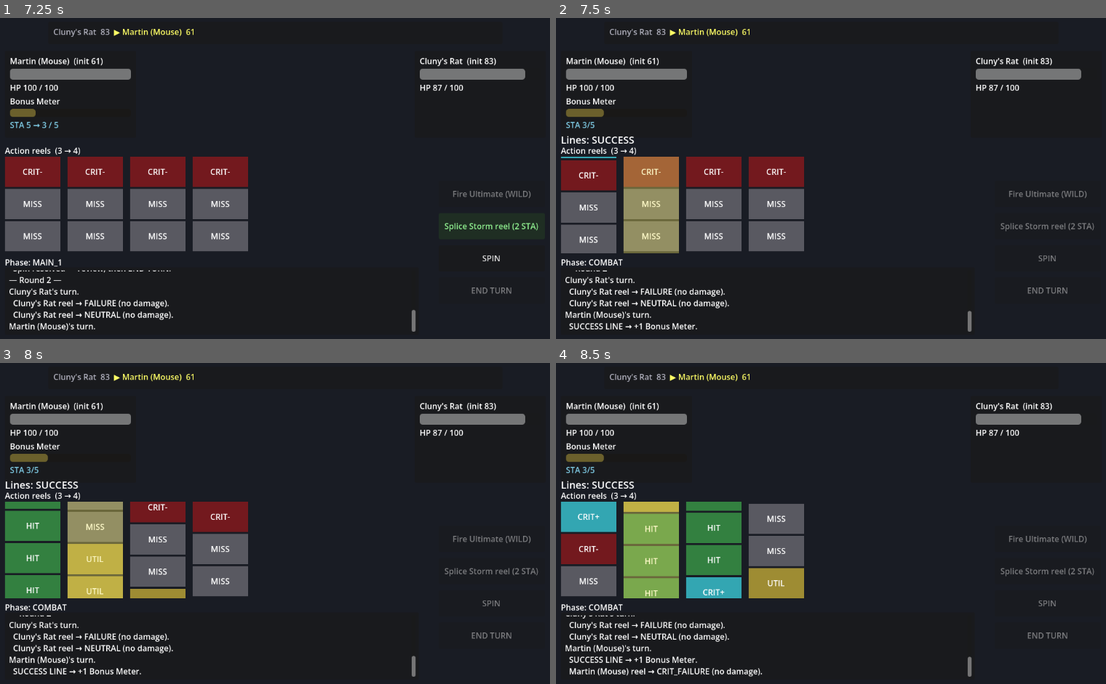
Above: before the commit, frames 1-4 (two rows, left to right).
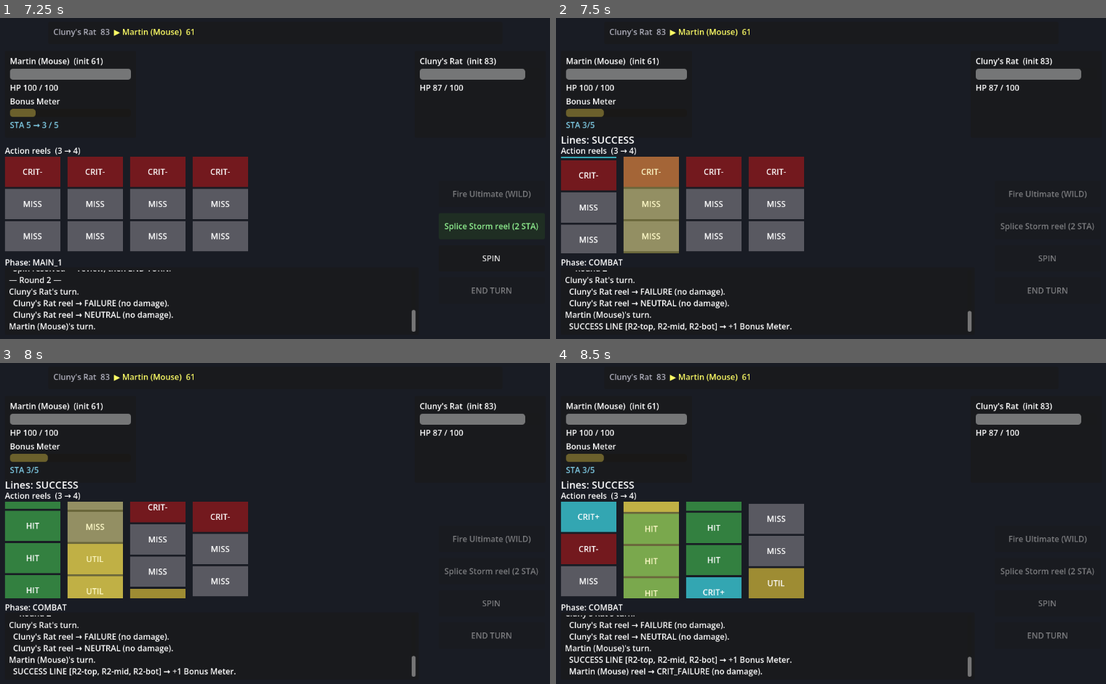
Above: after the commit, the same moments.

Repository: djkipyaboy/bunnies
Game: Godot game, scene res://combat/combat.tscn
The game is run twice, just before and just after one commit, with the same random seed, the same clock (stepped at 60 frames per second) and the same inputs.
Inputs:
- Up to frame 1 (7.25 s): tap Enter at 0.5 s; click "SPIN" at 2 s; click "END TURN" at 4.25 s; click "Splice Storm reel (2 STA)" at 6.5 s
- Up to frame 2 (7.5 s): click "SPIN" at 7.25 s
- Up to frame 3 (8 s): no input
- Up to frame 4 (8.5 s): no input

Frame 1 is identical in both runs. In frame 2, 0.3% of the frame differs, in the area x 12-43%, y 95-98%; in frame 3, 0.3%; in frame 4, 0.3%.

Commit message:
feat(combat): notate winning payline cells in the combat log
Logs the matched line's cells, e.g. "[R1-top, R2-mid, R3-bot]". Placeholder
for the eventual flashing path-line overlay.

Co-Authored-By: Claude Opus 4.8 <noreply@anthropic.com>

Diff:
--- a/combat/combat.gd
+++ b/combat/combat.gd
@@ -411,7 +411,7 @@
 				var type_mult: float = weapon_type.multiplier_against(_defender.defense_type) if weapon_type != null else 1.0
 				var bonus: int = ceili(_attacker.weapon.base_damage * (float(hit.length) / 3.0) * type_mult)
 				_defender.take_damage(bonus)
-				_log("  ★ CRIT LINE (%d) → %d bonus damage!" % [hit.length, bonus])
+				_log("  ★ CRIT LINE (%d) %s → %d bonus damage!" % [hit.length, _describe_line(hit), bonus])
 				_append_banner("CRIT x%d" % hit.length)
 				if hit.length >= 3:
 					for ally: Combatant in _allies_of(_attacker):
@@ -423,12 +423,12 @@
 			ReelFace.ResultTier.SUCCESS:
 				if _attacker.bonus_meter != null:
 					_attacker.bonus_meter.add_flat(1)
-					_log("  SUCCESS LINE → +1 Bonus Meter.")
+					_log("  SUCCESS LINE %s → +1 Bonus Meter." % _describe_line(hit))
 					_append_banner("SUCCESS")
 			ReelFace.ResultTier.NEUTRAL:
 				if _attacker.resource_pool != null:
 					_attacker.resource_pool.refund({&"stamina": 1})
-					_log("  NEUTRAL LINE → refund 1 Stamina.")
+					_log("  NEUTRAL LINE %s → refund 1 Stamina." % _describe_line(hit))
 					(_panels[_attacker] as CombatantPanel).refresh_resources()
 					_append_banner("UTIL")
 		_highlight_payline(hit)
@@ -446,6 +446,15 @@
 	for cell: Vector2i in hit.cells:
 		if cell.x >= 0 and cell.x < _strips.size():
 			_strips[cell.x].flash_cell(cell.y)
+
+## Notates a payline's cells for the combat log, e.g. "[R1-top, R2-mid, R3-bot]" (reel#, row).
+## Placeholder for the eventual flashing path-line overlay (slot-machine style).
+func _describe_line(hit) -> String:
+	var row_names: Array[String] = ["top", "mid", "bot"]
+	var parts: PackedStringArray = []
+	for cell: Vector2i in hit.cells:
+		parts.append("R%d-%s" % [cell.x + 1, row_names[cell.y]])
+	return "[" + ", ".join(parts) + "]"
 
 ## Appends a short per-line tag to the payline banner (placeholder feedback).
 func _append_banner(tag: String) -> void:
